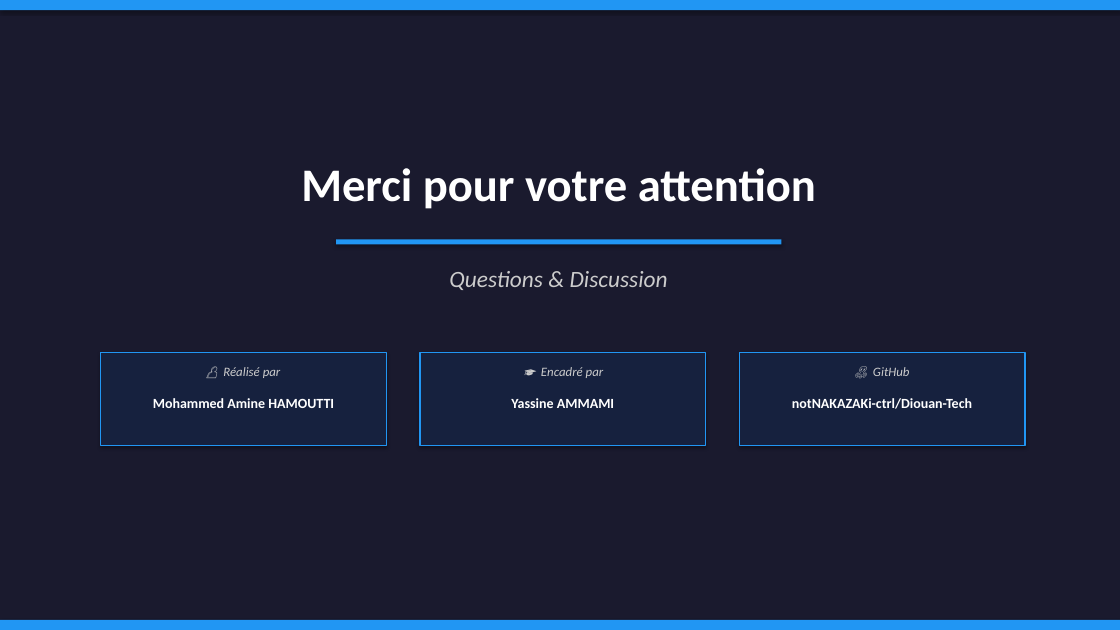
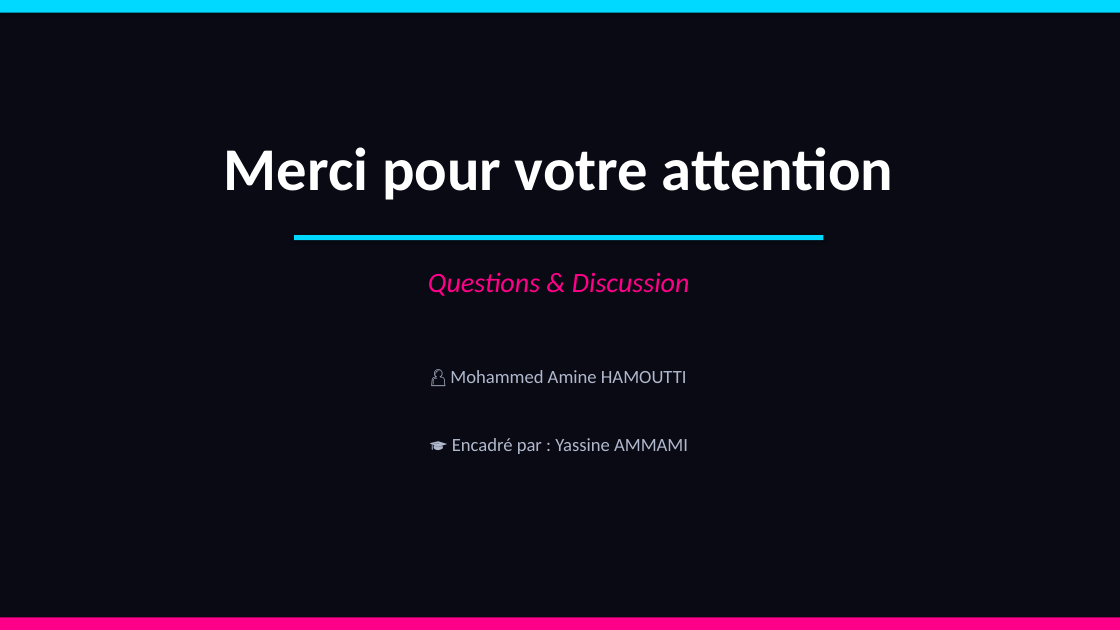
Before and after one commit to notNAKAZAKi-ctrl/Diouan-Tech-Global-System-Detection, a slide deck: slide 15 of docs/Diouan_Tech_Presentation.pptx (slide 14 before the commit). Drawn at 1120x630 pixels with LibreOffice and Linux fonts; fonts in the diff are those of the drawing. Boxes give left, top, right and bottom in pixels: in the first picture for what was removed or moved away, otherwise in the second. Text is boxed around its words. In the diff, an @@ line names an element or a change of style, - is before the commit and + after.

Commit message:
docs: add Diouan Tech company presentation file

```diff
--- a/docs/Diouan_Tech_Presentation.pptx
+++ b/docs/Diouan_Tech_Presentation.pptx
@@ background #1A1A2E to #0A0A15 @@
@@ rectangle at box(0, 0, 1120, 13): fill #2196F3 to #00D9FF @@
@@ text "Merci pour votre attention": place and size @@
-text "Merci pour votre attention" at box(301, 168, 816, 209)
+text "Merci pour votre attention" at box(224, 147, 893, 200)
@@ text "Merci pour votre attention" at box(224, 147, 893, 200): size 40 to 52 pt @@
@@ rectangle at box(294, 235, 823, 240): fill #2196F3 to #00D9FF @@
@@ rectangle: place and size @@
-rectangle at box(336, 239, 781, 245)
+rectangle at box(294, 235, 823, 240)
@@ text "Questions & Discussion" at box(428, 272, 690, 296): size 20 to 24 pt, text colour #CCCCCC to #FF0088 @@
@@ rectangle removed at box(101, 353, 386, 445) @@
@@ rectangle removed at box(420, 353, 706, 445) @@
@@ rectangle removed at box(739, 353, 1025, 445) @@
@@ text removed at box(223, 367, 281, 378) @@
-👤 Réalisé par
@@ text at box(450, 370, 687, 383): text changed; size 12 to 16 pt; text colour #FFFFFF to #B0B8CC; bold off @@
-Mohammed Amine HAMOUTTI
+👤 Mohammed Amine HAMOUTTI
@@ text removed at box(541, 367, 604, 378) @@
-🎓 Encadré par
@@ text removed at box(873, 367, 910, 376) @@
-🐙 GitHub
@@ text removed at box(792, 398, 972, 409) @@
-notNAKAZAKi-ctrl/Diouan-Tech
@@ text at box(452, 438, 688, 454): text changed; size 12 to 16 pt; text colour #FFFFFF to #B0B8CC; bold off @@
-Yassine AMMAMI
+🎓 Encadré par : Yassine AMMAMI
@@ rectangle at box(0, 618, 1120, 630): fill #2196F3 to #FF0088 @@
```
Also in this commit, not shown: 5 other slides changed, 9 slides added, 8 slides removed.
